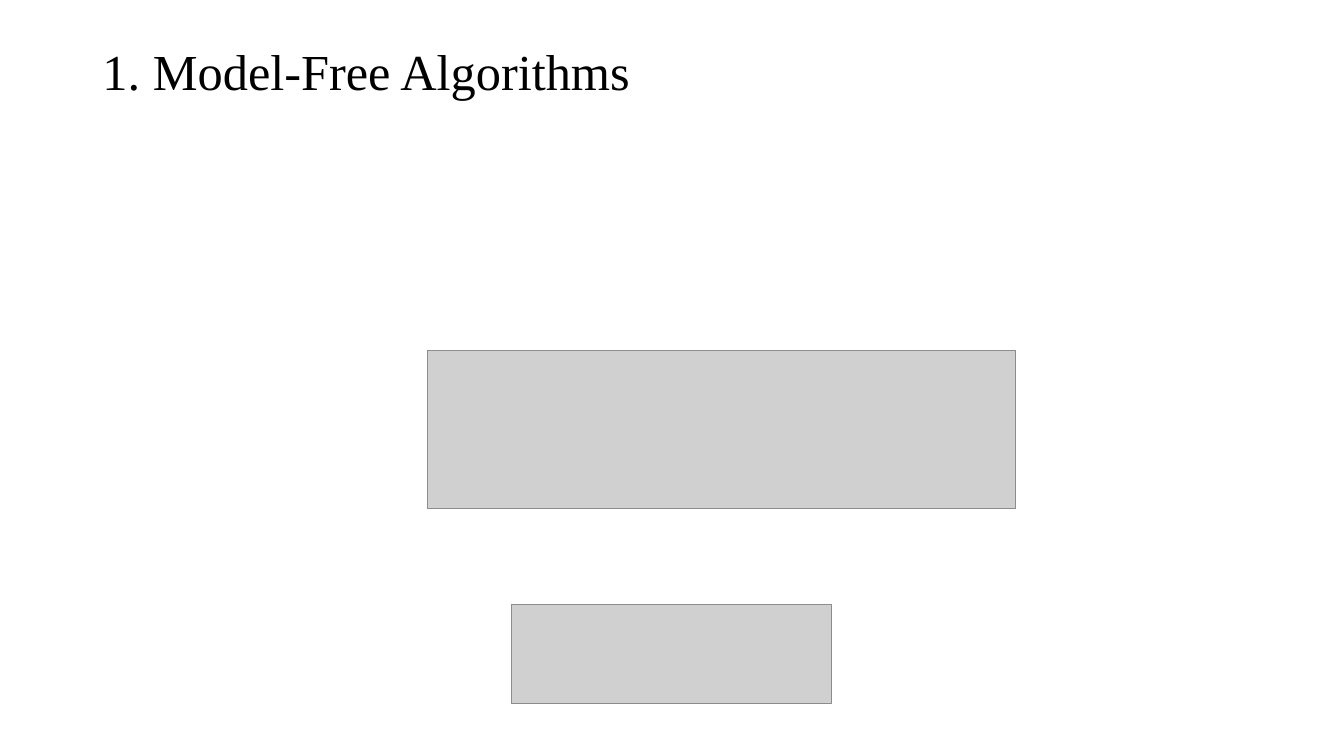
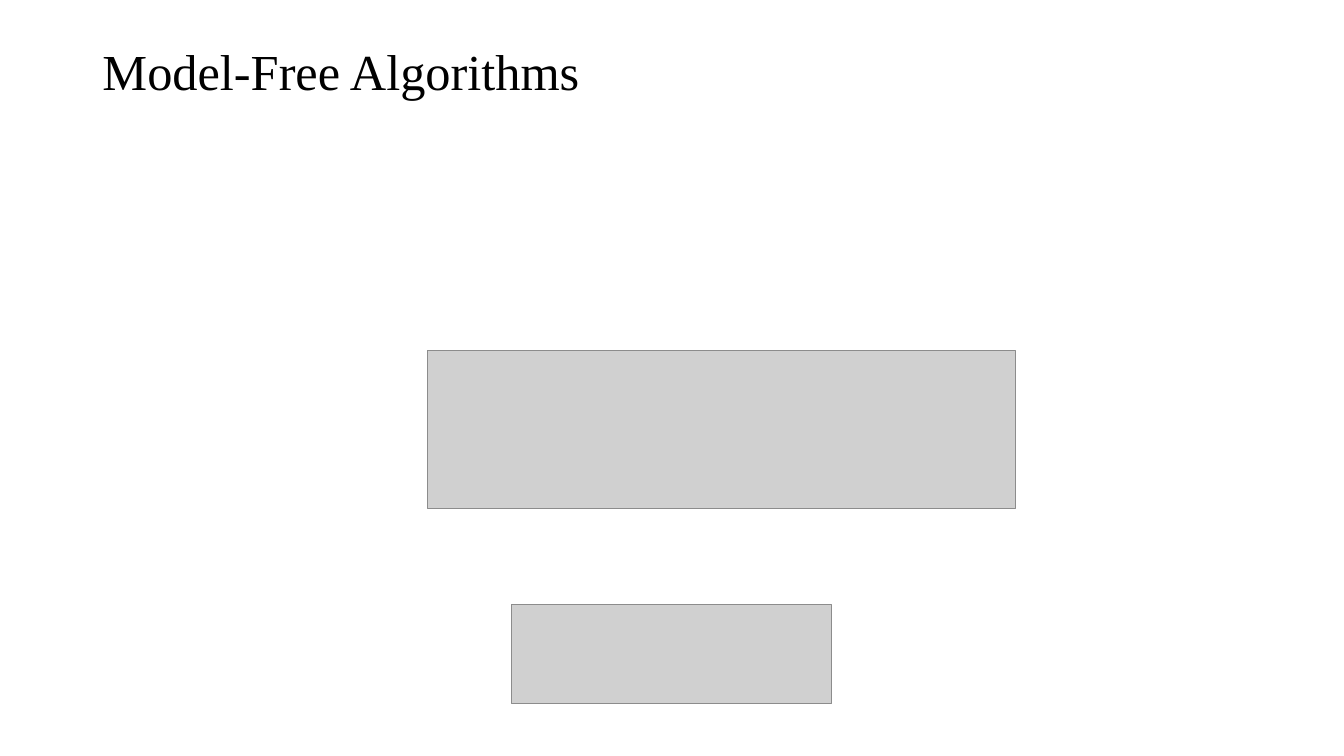
Before and after one commit to mlnewbie1996/Dissertation-MTech, a slide deck: slide 21 of Phase_I/Dissertation_Phase1.pptx (slide 22 before the commit). Drawn at 1344x756 pixels with LibreOffice and Linux fonts; fonts in the diff are those of the drawing; grey boxes stand for pictures. Boxes give left, top, right and bottom in pixels: in the first picture for what was removed or moved away, otherwise in the second. Text is boxed around its words. In the diff, an @@ line names an element or a change of style, - is before the commit and + after.

```diff
--- a/Phase_I/Dissertation_Phase1.pptx
+++ b/Phase_I/Dissertation_Phase1.pptx
@@ title at (102,55,579,100): text changed @@
-1. Model-Free Algorithms
+Model-Free Algorithms
```
Also in this commit, not shown: 7 other slides changed, 2 slides added, 3 slides removed, 17 other files.
